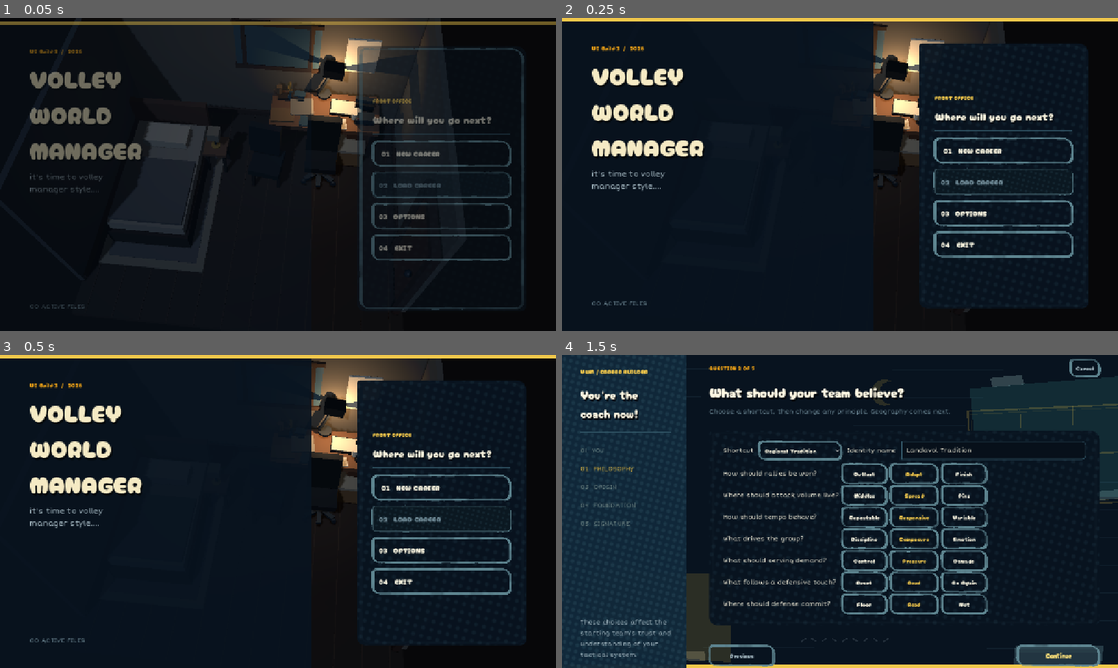
Above: before the commit, frames 1-4 (two rows, left to right).
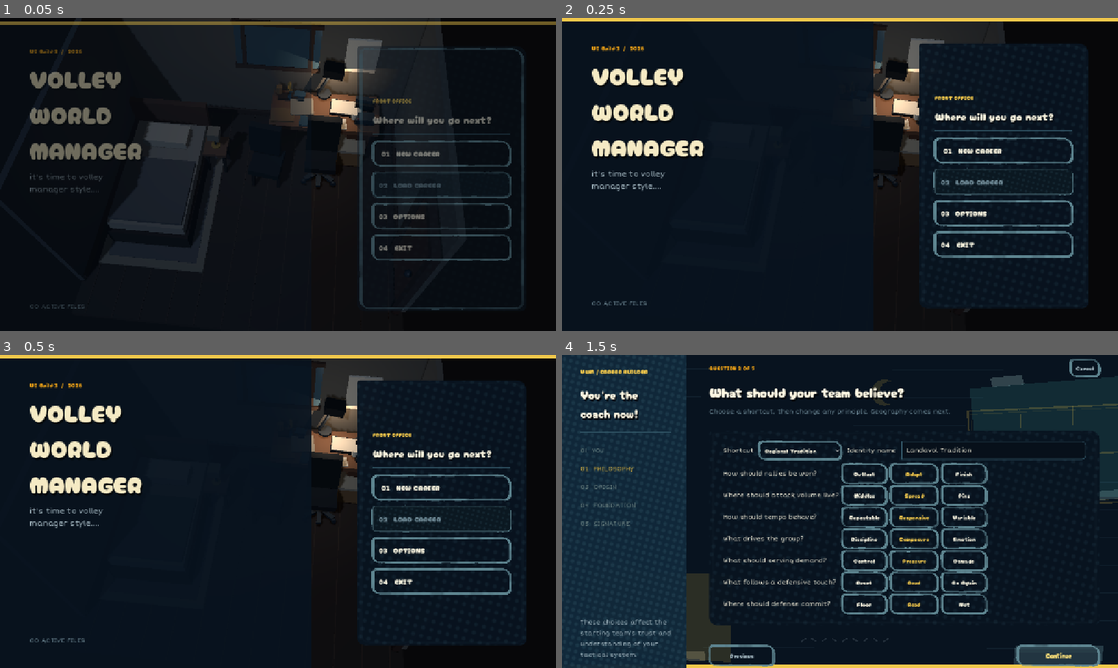
Above: after the commit, the same moments.

Repository: iracarranza/volley-world-manager
Game: Godot game, scene res://scenes/application.tscn
Same seed, same stepped clock (60 frames per second), same inputs: the game is played once before the commit and once after it.
Inputs:
- Up to frame 1 (0.05 s): no input
- Up to frame 2 (0.25 s): no input
- Up to frame 3 (0.5 s): no input
- Up to frame 4 (1.5 s): click "01 NEW CAREER" at 0.5 s; click "Continue" at 1.25 s

The runs differ from the first frame. In frame 1, 2.4% of the frame differs, in the area x 52-76%, y 0-37%; in frame 2, 1.9%; in frame 3, 1.9%; in frame 4, nothing differs.

Commit message:
Desk iteration 1: restrain lamp pool

Diff:
--- a/scenes/office/canonical_office_low_poly.tscn
+++ b/scenes/office/canonical_office_low_poly.tscn
@@ -36,9 +36,9 @@
 shadow_enabled = false
 
 [node name="DeskLampLight" type="OmniLight3D" parent="."]
-position = Vector3(1.13, 1.36, -1.70)
-light_color = Color(1.0, 0.72, 0.43, 1)
-light_energy = 0.62
-omni_range = 1.65
-omni_attenuation = 1.55
+position = Vector3(1.13, 1.34, -1.70)
+light_color = Color(1.0, 0.80, 0.60, 1)
+light_energy = 0.29
+omni_range = 1.22
+omni_attenuation = 1.75
 shadow_enabled = true
